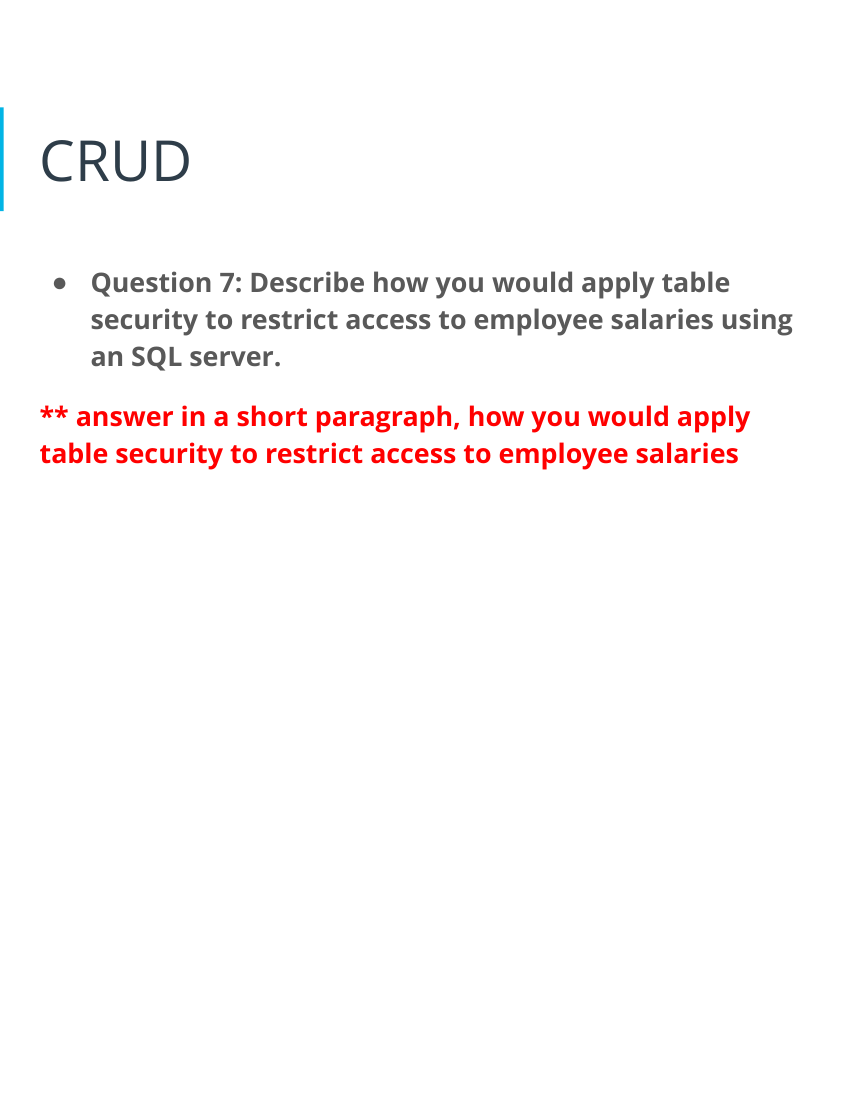
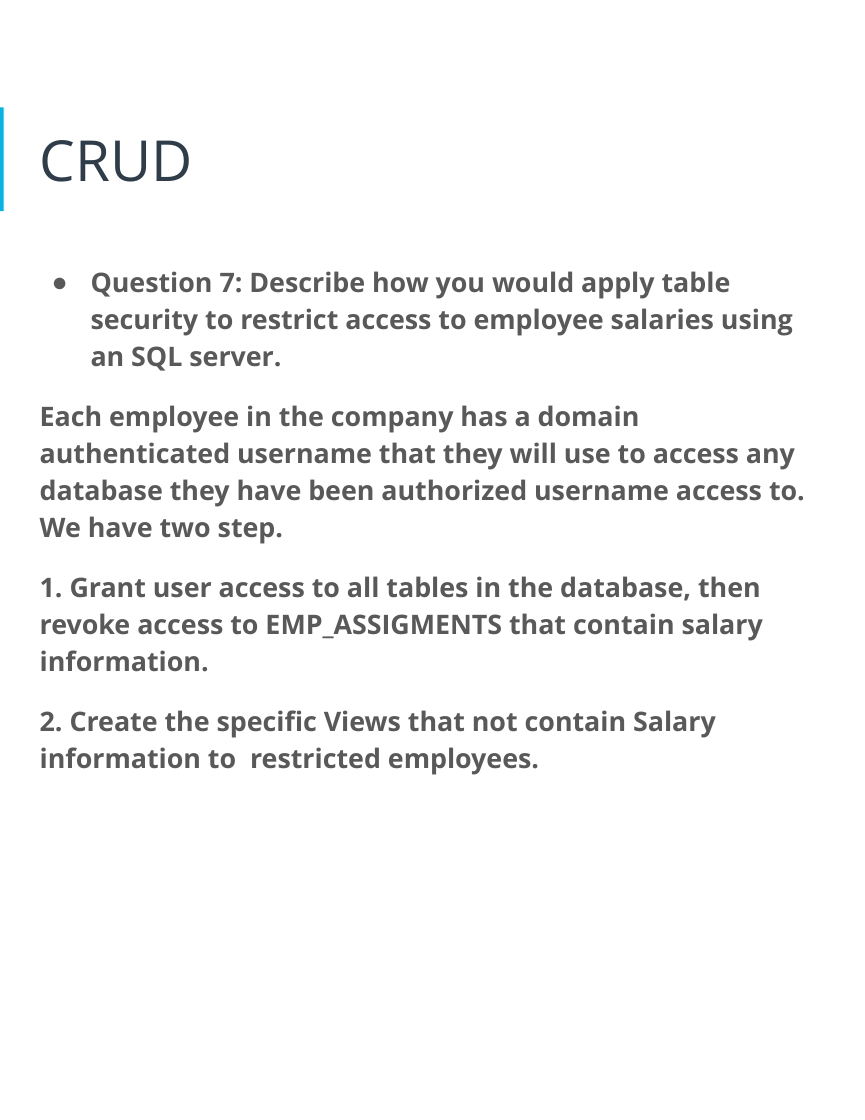
Before and after one commit to fuongcao/udacity-data-achitect, a slide deck: slide 27 of 1- Designing an HR Database/proposal.pptx (slide 25 before the commit). Drawn at 865x1120 pixels with LibreOffice and Linux fonts; fonts in the diff are those of the drawing. Boxes give left, top, right and bottom in pixels: in the first picture for what was removed or moved away, otherwise in the second. Text is boxed around its words. In the diff, an @@ line names an element or a change of style, - is before the commit and + after.

```diff
--- a/1- Designing an HR Database/proposal.pptx
+++ b/1- Designing an HR Database/proposal.pptx
@@ text at <box>40,405,805,775</box>: text changed; text colour #FF0000 to #595959 @@
-** answer in a short paragraph, how you would apply table security to restrict access to employee salaries
+Each employee in the company has a domain authenticated username that they will use to access any database they have been authorized username access to. We have two step.
+1. Grant user access to all tables in the database, then revoke access to EMP_ASSIGMENTS that contain salary information.
+2. Create the specific Views that not contain Salary information to restricted employees.
```
Also in this commit, not shown: 14 other slides changed, 2 slides added, 11 other files.
